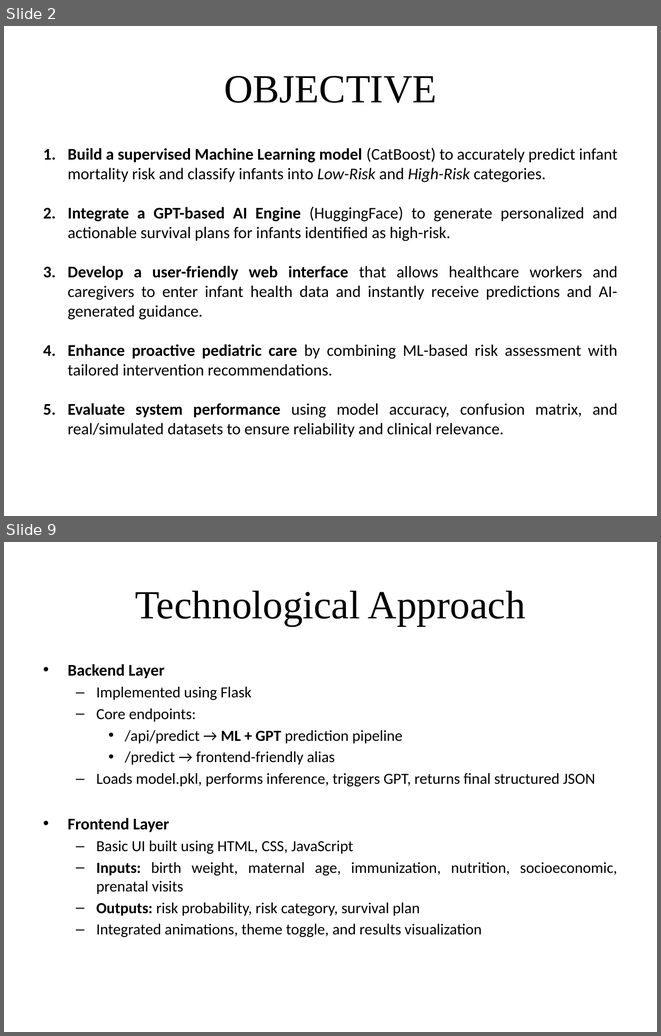
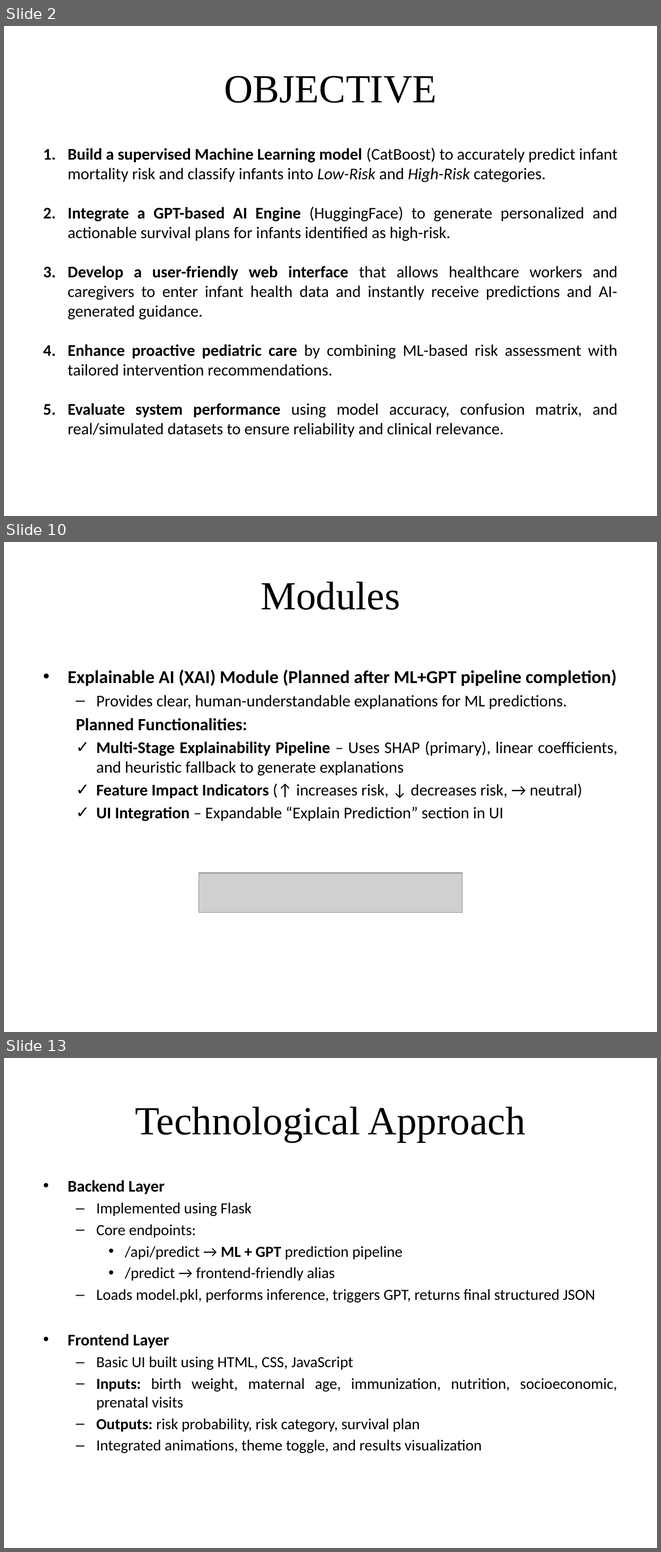
Before and after one commit to Lalithreddy-12/Intelligent-Infant-Health-Predictor-With-Personalized-AI-Guidance, a slide deck: Docs/Ppt/First Review.pptx. Shown one above the other, each under a label of ours: slides 2 and 9 before the commit, slides 2, 10 and 13 after it; the slides between them are not shown. The pictures are 661x1036 and 661x1552 pixels, drawn with LibreOffice and Linux fonts; fonts in the diff are those of the drawing; grey boxes stand for pictures. Boxes give left, top, right and bottom in pixels: in the first picture for what was removed or moved away, otherwise in the second. Text is boxed around its words. In the diff, an @@ line names an element or a change of style, - is before the commit and + after.

```diff
--- a/Docs/Ppt/First Review.pptx
+++ b/Docs/Ppt/First Review.pptx
@@ slide 10 added at (4, 542, 657, 1032), background #FFFFFF @@
@@ title added at (261, 581, 400, 610), 44 pt, text #000000 @@
+Modules
@@ text added at (68, 669, 617, 821), 18 pt, text #000000 @@
+• Explainable AI (XAI) Module (Planned after ML+GPT pipeline completion)
+  – Provides clear, human-understandable explanations for ML predictions.
+  Planned Functionalities:
+  ✓ Multi-Stage Explainability Pipeline – Uses SHAP (primary), linear coefficients, and heuristic fallback to generate explanations
+  ✓ Feature Impact Indicators (↑ increases risk, ↓ decreases risk, → neutral)
+  ✓ UI Integration – Expandable “Explain Prediction” section in UI
@@ picture added at (199, 873, 462, 912) @@
@@ what was slide 9 is now slide 13 @@
```
Also in this commit, not shown: 4 slides changed, 6 other slides added, 3 slides removed.
